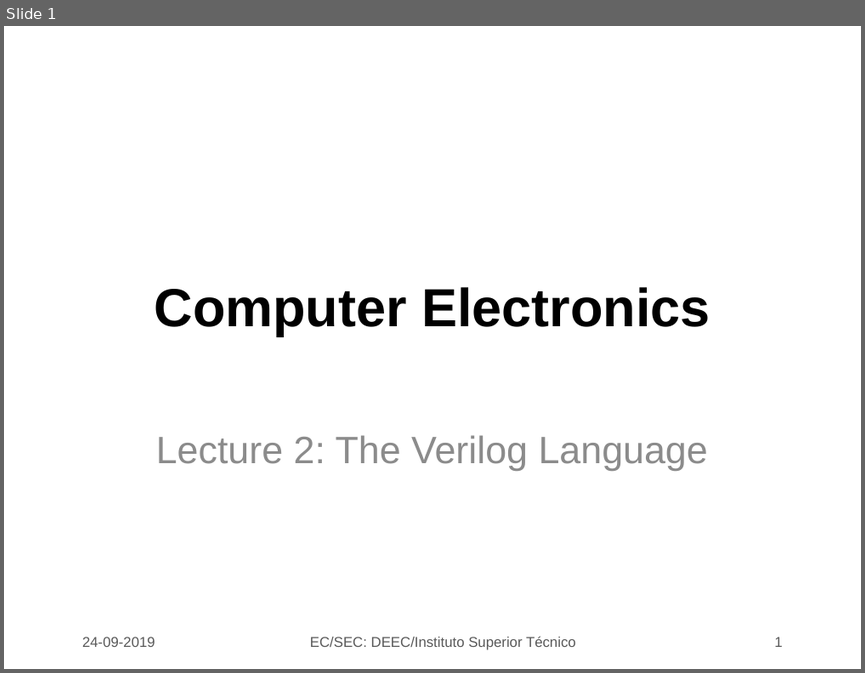
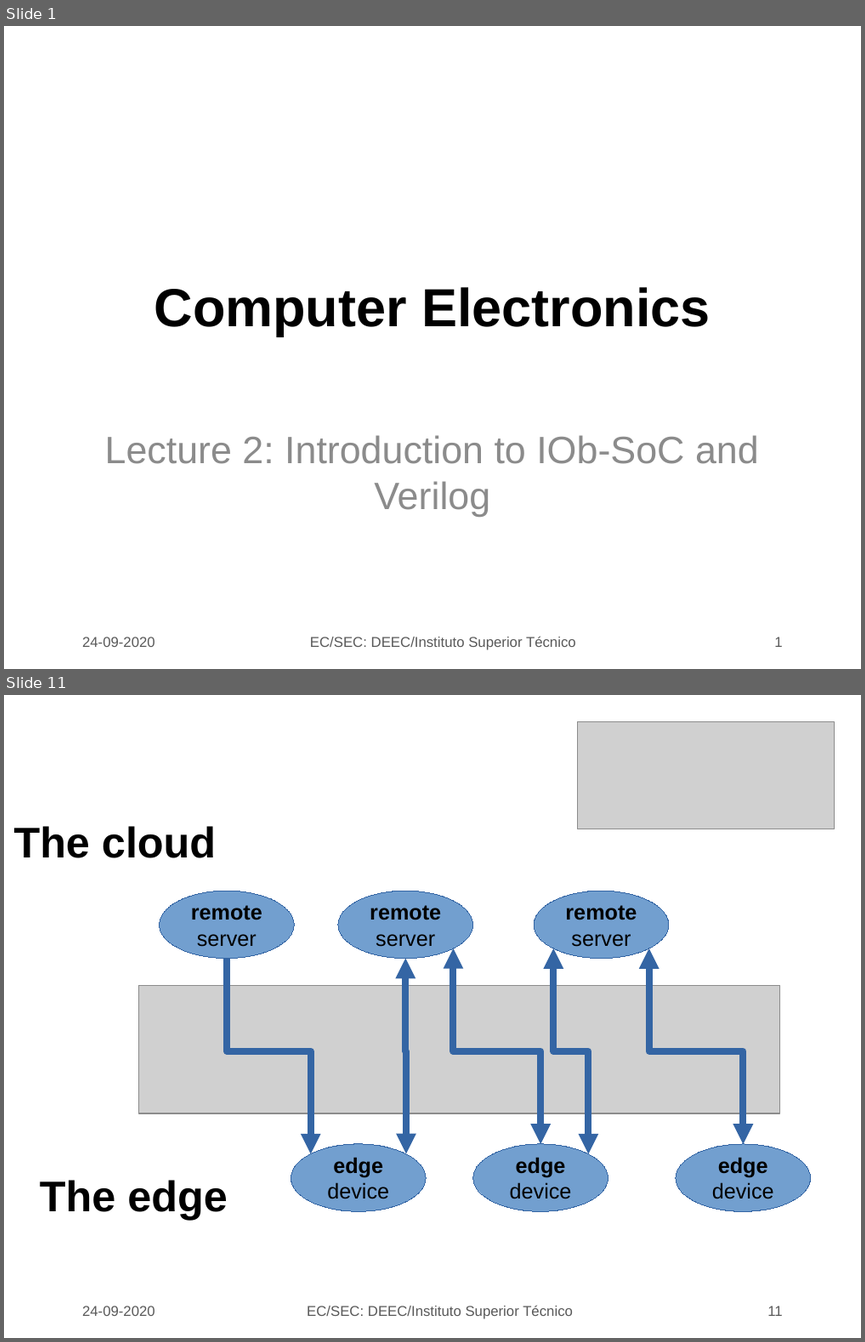
Before and after one commit to jjts/ist-sec, a slide deck: lectures/l2_verilog/l2.odp. Shown one above the other, each under a label of ours: slide 1 before the commit, slides 1 and 11 after it; the slides between them are not shown. The pictures are 865x673 and 865x1342 pixels, drawn with LibreOffice and Linux fonts; fonts in the diff are those of the drawing; grey boxes stand for pictures; background and template pictures are left out. Boxes give left, top, right and bottom in pixels: in the first picture for what was removed or moved away, otherwise in the second. Text is boxed around its words. In the diff, an @@ line names an element or a change of style, - is before the commit and + after.

```diff
--- a/lectures/l2_verilog/l2.odp
+++ b/lectures/l2_verilog/l2.odp
@@ slide 11 added at (4, 695, 861, 1338), background picture (left out) @@
@@ picture added at (577, 721, 834, 828) @@
@@ title added at (14, 826, 216, 858), 36 pt, text #000000, bold @@
+The cloud
@@ ellipse added at (159, 891, 294, 958), fill #729FCF, outline #3465A4 0 pt, 18 pt, text #000000, bold @@
+remote
+server
@@ ellipse added at (338, 891, 472, 958), fill #729FCF, outline #3465A4 0 pt, 18 pt, text #000000, bold @@
+remote
+server
@@ ellipse added at (534, 891, 668, 958), fill #729FCF, outline #3465A4 0 pt, 18 pt, text #000000, bold @@
+remote
+server
@@ elbow double arrow added from (540, 1144) to (453, 948), #3465A4 5.67 pt @@
@@ text added at (462, 948, 528, 981), 18 pt, text #FFFFFF @@
+Push
@@ elbow double arrow added from (588, 1153) to (553, 948), #3465A4 5.67 pt @@
@@ elbow double arrow added from (649, 948) to (743, 1144), #3465A4 5.67 pt @@
@@ elbow arrow added from (227, 958) to (311, 1153), #3465A4 5.67 pt @@
@@ elbow double arrow added from (406, 1153) to (406, 958), #3465A4 5.67 pt @@
@@ picture added at (138, 986, 779, 1114) @@
@@ text added at (436, 1120, 488, 1152), 18 pt, text #FFFFFF @@
+Pull
@@ ellipse added at (291, 1144, 426, 1212), fill #729FCF, outline #3465A4 0 pt, 18 pt, text #000000 @@
+edge
+device
@@ ellipse added at (472, 1144, 608, 1212), fill #729FCF, outline #3465A4 0 pt, 18 pt, text #000000 @@
+edge
+device
@@ ellipse added at (676, 1144, 811, 1212), fill #729FCF, outline #3465A4 0 pt, 18 pt, text #000000 @@
+edge
+device
@@ title added at (40, 1179, 228, 1219), 36 pt, text #000000, bold @@
+The edge
@@ text added at (82, 1305, 155, 1315), 12 pt, text #595959 @@
+24-09-2020
@@ text added at (307, 1304, 573, 1319), 12 pt, text #595959 @@
+EC/SEC: DEEC/Instituto Superior Técnico
@@ page number added at (767, 1305, 782, 1315), 12 pt, text #595959 @@
+11
@@ slide 1 changed as well @@
@@ subtitle at (105, 435, 759, 516): text changed @@
-Lecture 2: The Verilog Language
+Lecture 2: Introduction to IOb-SoC and Verilog
@@ text at (82, 636, 155, 646): text changed @@
-24-09-2019
+24-09-2020
```
Also in this commit, not shown: 1 other slide changed, 13 other slides added, 4 slides removed, 10 other files.
